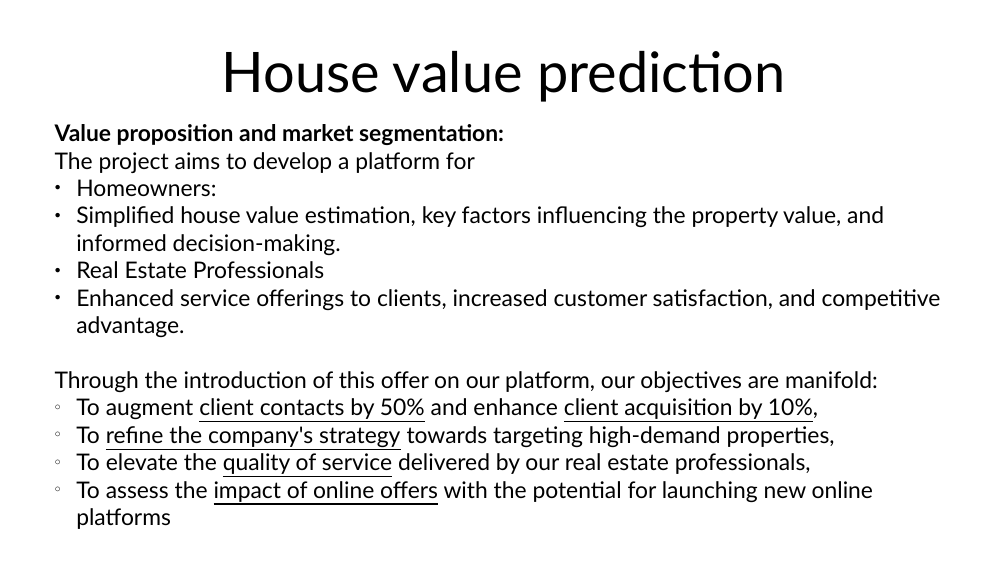
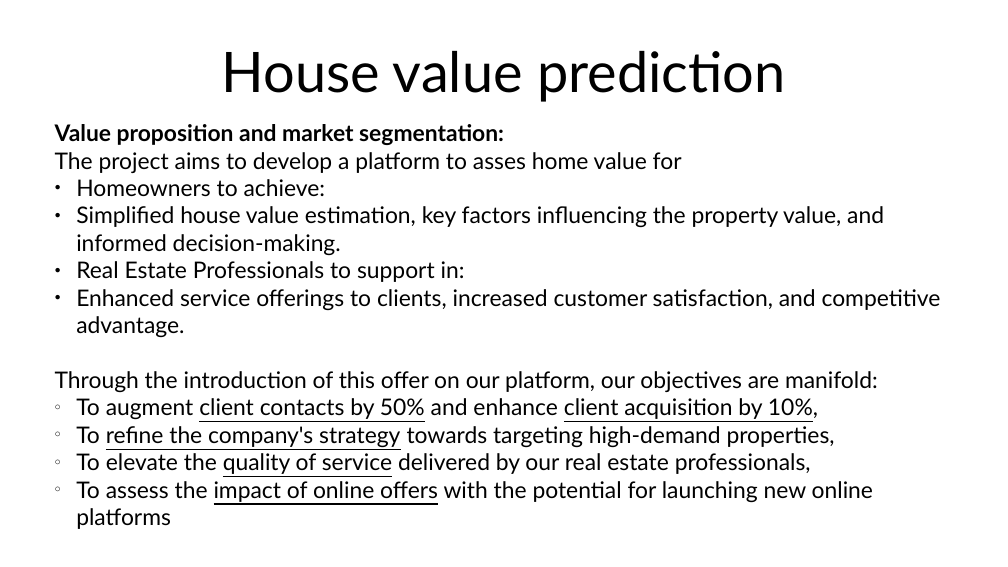
Before and after one commit to abourang/Zillow, a slide deck: slide 3 of presentation/Presentation.odp. Drawn at 1008x567 pixels with LibreOffice and Linux fonts; fonts in the diff are those of the drawing. Boxes give left, top, right and bottom in pixels: in the first picture for what was removed or moved away, otherwise in the second. Text is boxed around its words. In the diff, an @@ line names an element or a change of style, - is before the commit and + after.

```diff
--- a/presentation/Presentation.odp
+++ b/presentation/Presentation.odp
@@ text at <box>55,152,682,197</box>: text changed @@
-The project aims to develop a platform for
-● Homeowners:
+The project aims to develop a platform to asses home value for
+● Homeowners to achieve:
@@ text at <box>76,261,465,282</box>: text changed @@
-● Real Estate Professionals
+● Real Estate Professionals to support in:
```
Also in this commit, not shown: 1 other slide changed, 3 slides added, 3 other files.
